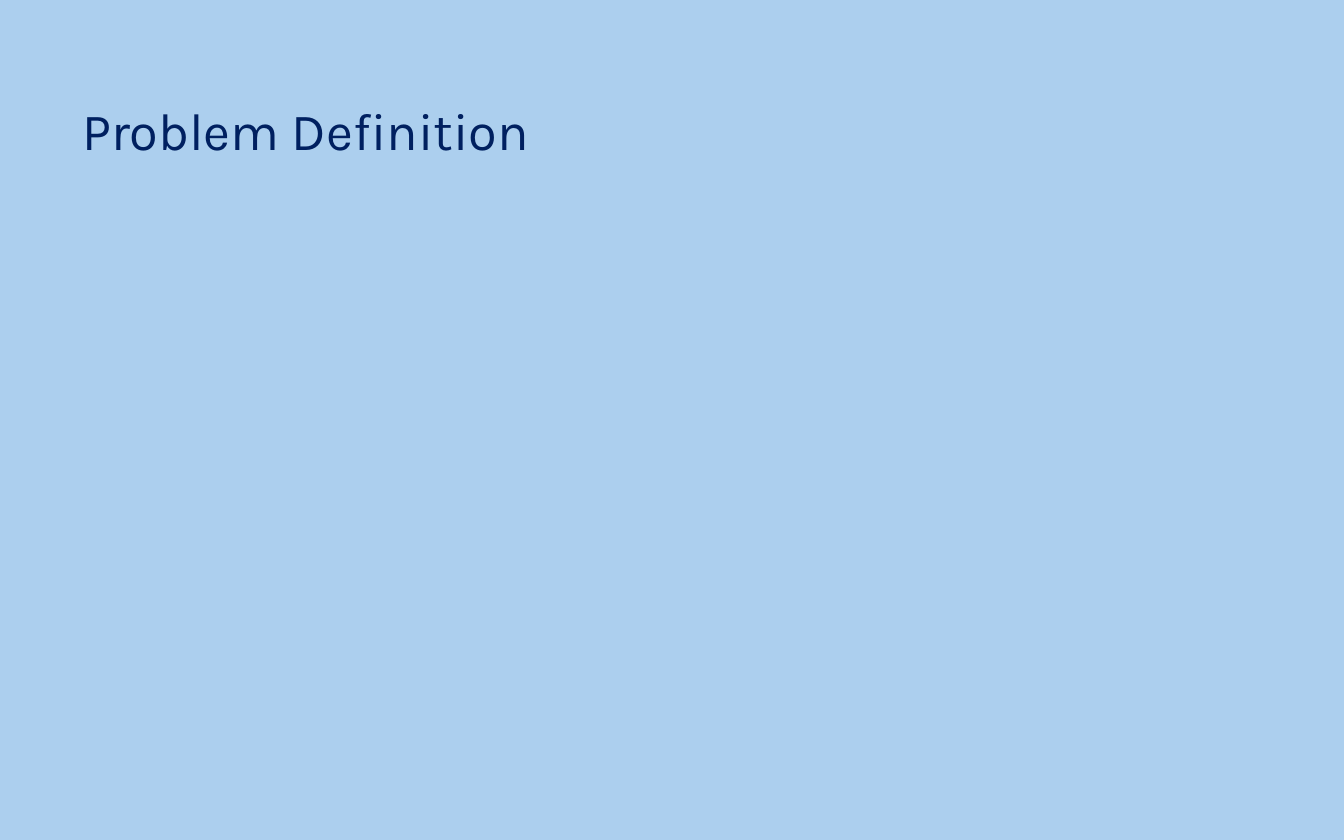
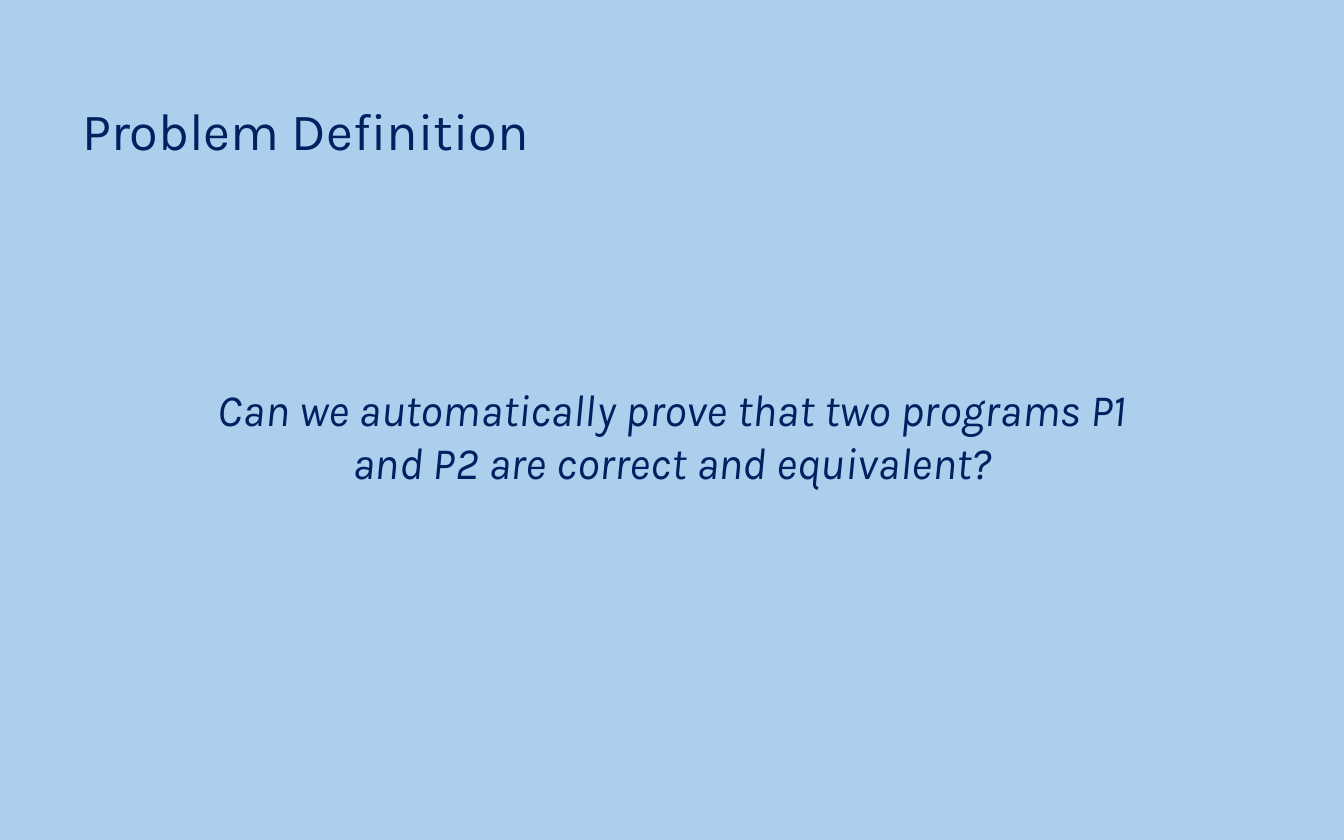
Before and after one commit to JoaoNini75/MasterThesis, a slide deck: slide 5 of Ap Prep Tese.pptx. Drawn at 1344x840 pixels with LibreOffice and Linux fonts; fonts in the diff are those of the drawing. Boxes give left, top, right and bottom in pixels: in the first picture for what was removed or moved away, otherwise in the second. Text is boxed around its words. In the diff, an @@ line names an element or a change of style, - is before the commit and + after.

```diff
--- a/Ap Prep Tese.pptx
+++ b/Ap Prep Tese.pptx
@@ text added at bbox=[218, 395, 1127, 490], 24 pt, text #002060, italic @@
+Can we automatically prove that two programs P1 and P2 are correct and equivalent?
```
Also in this commit, not shown: 1 other slide changed, 1 slide added, 1 slide removed.
